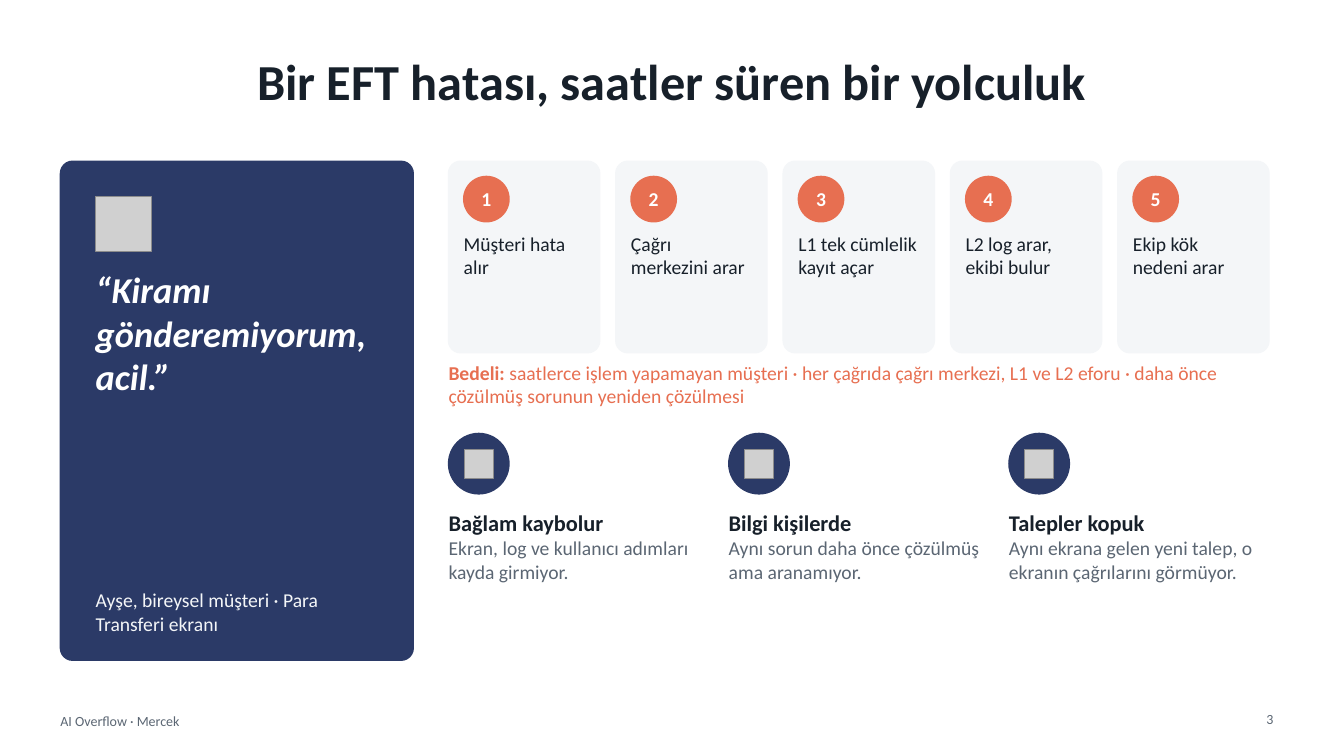
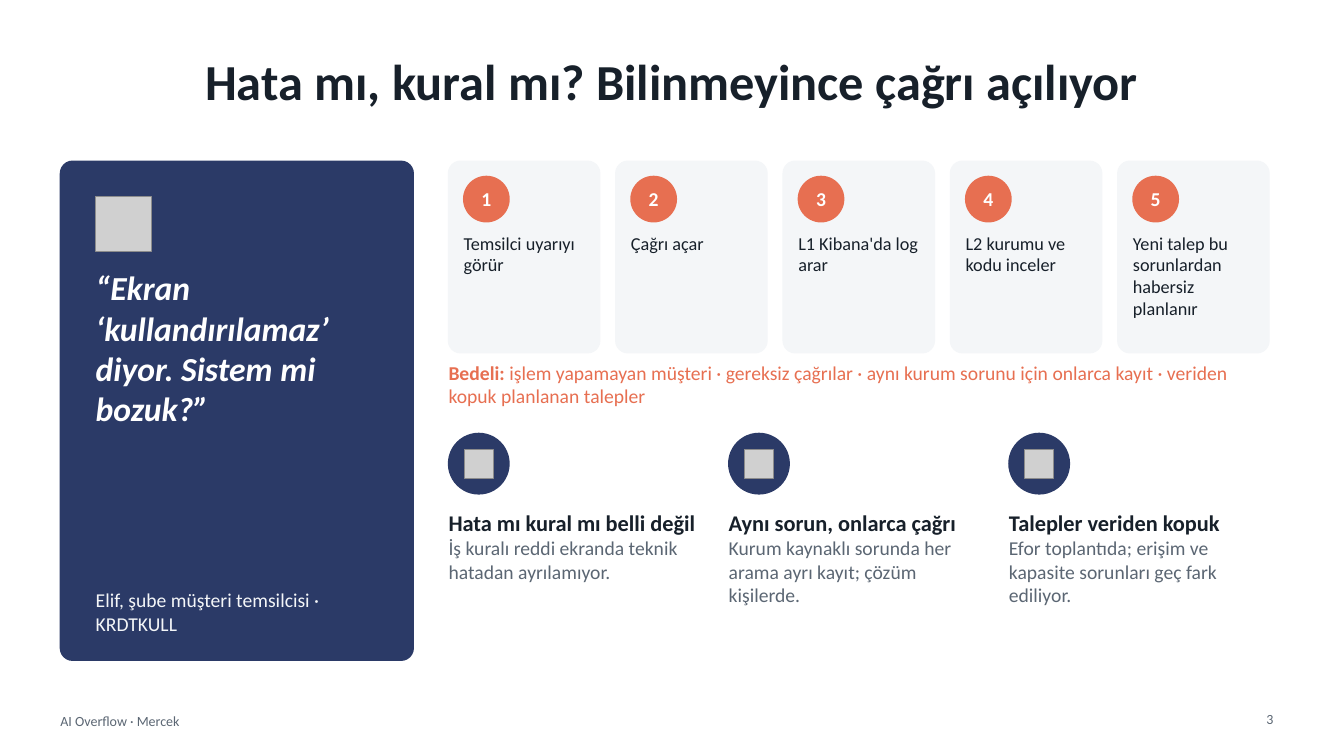
Before and after one commit to SeyhanAmasyalii/ZTHackathonStudy, a slide deck: slide 3 of presentation/Mercek_AI_Overflow_Sunum.pptx. Drawn at 1344x756 pixels with LibreOffice and Linux fonts; fonts in the diff are those of the drawing; grey boxes stand for pictures. Boxes give left, top, right and bottom in pixels: in the first picture for what was removed or moved away, otherwise in the second. Text is boxed around its words. In the diff, an @@ line names an element or a change of style, - is before the commit and + after.

```diff
--- a/presentation/Mercek_AI_Overflow_Sunum.pptx
+++ b/presentation/Mercek_AI_Overflow_Sunum.pptx
@@ title at bbox=[205, 64, 1138, 109]: text changed @@
-Bir EFT hatası, saatler süren bir yolculuk
+Hata mı, kural mı? Bilinmeyince çağrı açılıyor
@@ text at bbox=[464, 237, 575, 274]: text changed; size 14 to 13 pt @@
-Müşteri hata alır
+Temsilci uyarıyı görür
@@ text at bbox=[631, 237, 703, 253]: text changed; size 14 to 13 pt @@
-Çağrı merkezini arar
+Çağrı açar
@@ text at bbox=[798, 237, 918, 271]: text changed; size 14 to 13 pt @@
-L1 tek cümlelik kayıt açar
+L1 Kibana'da log arar
@@ text at bbox=[966, 237, 1065, 271]: text changed; size 14 to 13 pt @@
-L2 log arar, ekibi bulur
+L2 kurumu ve kodu inceler
@@ text at bbox=[1133, 237, 1228, 318]: text changed; size 14 to 13 pt @@
-Ekip kök nedeni arar
+Yeni talep bu sorunlardan habersiz planlanır
@@ text at bbox=[96, 275, 329, 422]: text changed; size 26 to 24 pt @@
-“Kiramı gönderemiyorum, acil.”
+“Ekran ‘kullandırılamaz’ diyor. Sistem mi bozuk?”
@@ text at bbox=[449, 366, 1227, 406]: text changed @@
-Bedeli: saatlerce işlem yapamayan müşteri · her çağrıda çağrı merkezi, L1 ve L2 eforu · daha önce çözülmüş sorunun yeniden çözülmesi
+Bedeli: işlem yapamayan müşteri · gereksiz çağrılar · aynı kurum sorunu için onlarca kayıt · veriden kopuk planlanan talepler
@@ text at bbox=[449, 539, 678, 582]: text changed @@
-Bağlam kaybolur
-Ekran, log ve kullanıcı adımları kayda girmiyor.
+Hata mı kural mı belli değil
+İş kuralı reddi ekranda teknik hatadan ayrılamıyor.
@@ text at bbox=[729, 515, 956, 606]: text changed @@
-Bilgi kişilerde
-Aynı sorun daha önce çözülmüş ama aranamıyor.
+Aynı sorun, onlarca çağrı
+Kurum kaynaklı sorunda her arama ayrı kayıt; çözüm kişilerde.
@@ text at bbox=[1009, 515, 1220, 605]: text changed @@
-Talepler kopuk
-Aynı ekrana gelen yeni talep, o ekranın çağrılarını görmüyor.
+Talepler veriden kopuk
+Efor toplantıda; erişim ve kapasite sorunları geç fark ediliyor.
@@ text at bbox=[96, 593, 309, 631]: text changed @@
-Ayşe, bireysel müşteri · Para Transferi ekranı
+Elif, şube müşteri temsilcisi · KRDTKULL
```
Also in this commit, not shown: 7 other slides changed, 2 slides added, 2 slides removed, 24 other files.
